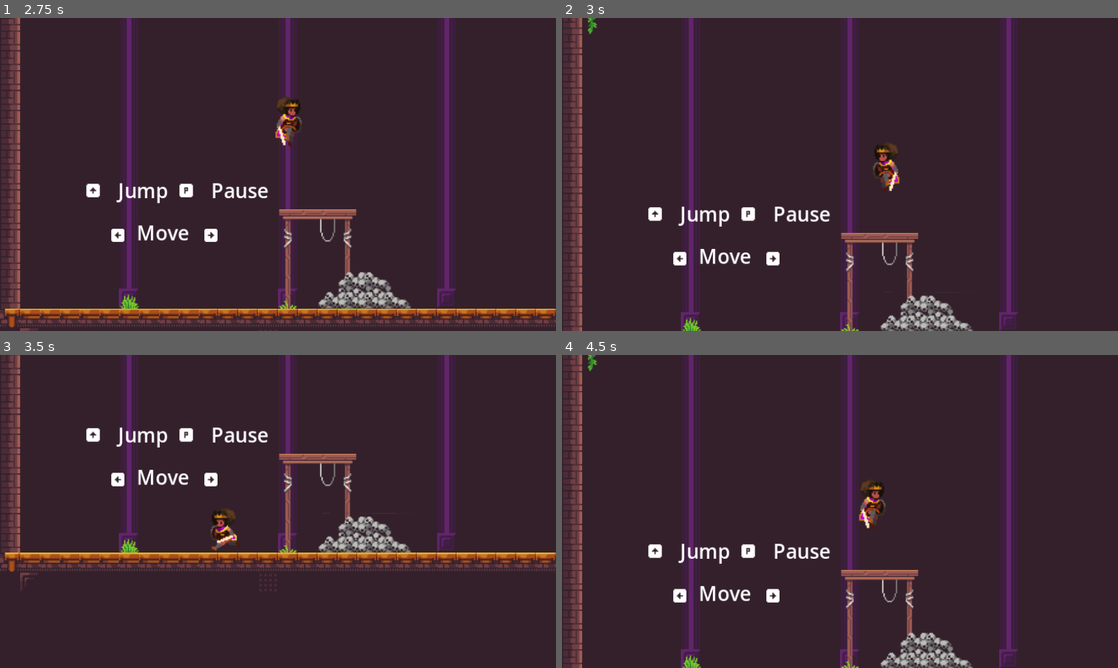
Above: before the commit, frames 1-4 (two rows, left to right).
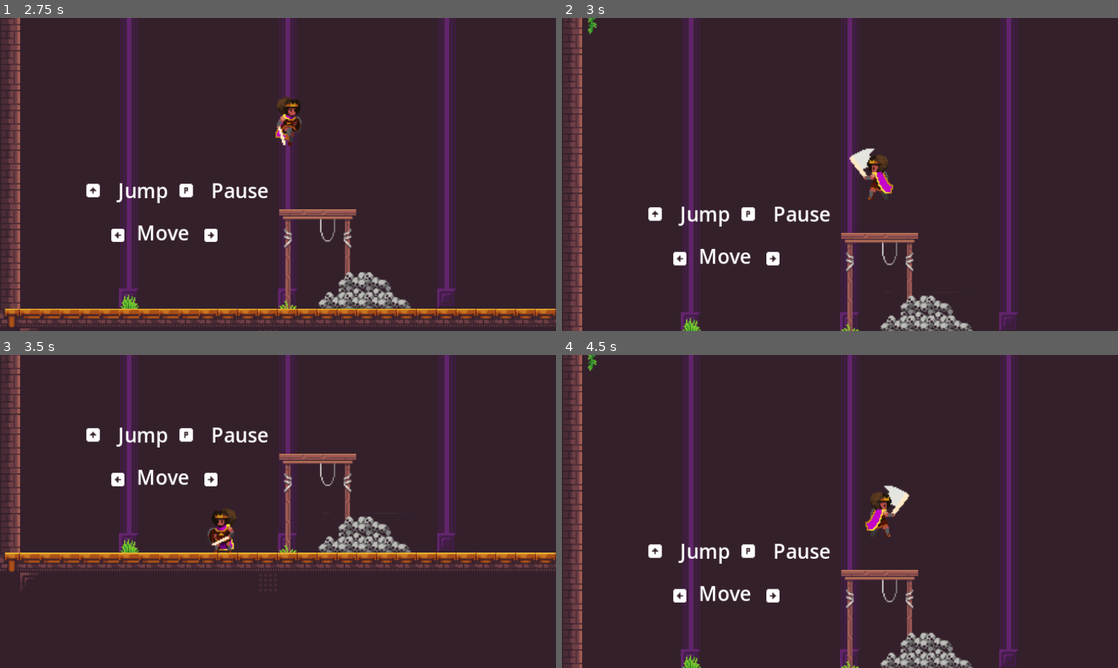
Above: after the commit, the same moments.

Repository: cncarey/MVMMay24
Game: Godot game, scene res://Menus/MainMenu.tscn
Same seed, same stepped clock (60 frames per second), same inputs: the game is played once before the commit and once after it. The engine's default icon, where the game draws it, is replaced by a stand-in: a white triangle on a blue panel in a dark square.
Inputs (mouse positions are in pixels of both pictures, inside the frame that each line leads up to):
- Up to frame 1 (2.75 s): click "Start" at 0.5 s; tap B (Cancel) at 1.25 s; move the mouse to (400, 158) at 1.27 s; hold Space (Accept) 1.28-2.03 s; hold D (Right) from 1.28 s (still down); tap Up (Jump) at 1.52, 2.27 s; move the mouse to (166, 190) at 2.02 s; tap E (Interact) at 2.1 s
- Up to frame 2 (3 s): move the mouse to (895, 105) at 2.77 s; release D (Right) at 2.78 s; hold A (Left) from 2.78 s (still down); hold Space (Accept) from 2.78 s (still down)
- Up to frame 3 (3.5 s): keep holding A (Left); keep holding Space (Accept)
- Up to frame 4 (4.5 s): move the mouse to (812, 574) at 3.52 s; release A (Left) at 3.53 s; release Space (Accept) at 3.53 s; hold D (Right) from 3.53 s (still down); tap E (Interact) at 3.6 s; tap Up (Jump) at 3.77 s; move the mouse to (1006, 558) at 4.27 s; hold Space (Accept) from 4.28 s (still down)

Frame 1 is identical in both runs. In frame 2, 0.9% of the frame differs, in the area x 51-61%, y 40-59%; in frame 3, 0.3%; in frame 4, 0.9%, in the area x 53-63%, y 40-59%.

Commit message:
#16 attack animation and functionality
#16 attack animation and functionality

Diff:
--- a/Characters/MainCharacter.gd
+++ b/Characters/MainCharacter.gd
@@ -2,6 +2,8 @@
 
 #IDEA if we want to make power-up move this to be a resource
 
+enum playerStates { Move, Attack}
+var state = playerStates.Move
 @onready var camera_2d = $Camera2D
 
 #IDEA if we want to make power-up move this to be a resource
@@ -46,6 +48,14 @@
 		move_and_slide()
 		return;
 
+	match state:
+		playerStates.Move:
+			moveState(delta)
+			pass
+		playerStates.Attack:
+			attackState(delta)
+
+func moveState(delta):
 	handleJump()
 
 	var direction = Input.get_axis("Left", "Right")
@@ -63,8 +73,27 @@
 
 	justWallJumped = false
 
+	if Input.is_action_just_pressed("Attack"):
+		state = playerStates.Attack
+
+func attackState(delta):
+	#TODO maybe if we jump mid-attack we cancel the attack
+	var direction = Input.get_axis("Left", "Right")
+	handleAcceleration(direction, delta)
+	handleAirAcceleration(direction, delta)
+	applyAirResistance(direction, delta)
+	playAnimation(direction)
+	move_and_slide()
+
+func finishAttacking():
+	state = playerStates.Move
 
 func playAnimation(direction: float):
+	if state == playerStates.Attack:
+		if animation_player.current_animation != "attack" + lastDirection:
+			animation_player.play("attack" + lastDirection)
+		return
+
 	if direction == 0:
 		animation_player.play("idle" + lastDirection)
 	else:
@@ -73,6 +102,7 @@
 
 	if !is_on_floor():
 		animation_player.play("jump" + lastDirection)
+
 
 	#TODO determine when the user is falling
 	#TODO determine when the player has landed
@@ -130,8 +160,3 @@
 	if is_on_floor(): return
 	if direction != 0:
 		velocity.x = move_toward(velocity.x, SPEED * direction, AIR_ACCELERATION * delta)
-
-
-func _on_hazard_detector_area_entered(area):
-	self.global_position = startPosition
-	pass # Replace with function body.
--- a/Characters/MainCharacter.tscn
+++ b/Characters/MainCharacter.tscn
@@ -1,8 +1,8 @@
-[gd_scene load_steps=16 format=3 uid="uid://by52cb0uia3yf"]
+[gd_scene load_steps=18 format=3 uid="uid://by52cb0uia3yf"]
 
 [ext_resource type="Texture2D" uid="uid://bh8r6lijixolq" path="res://Assets/Character_Sprite_Sheet.png" id="1_q384h"]
 [ext_resource type="Script" path="res://Characters/MainCharacter.gd" id="1_vig4w"]
-[ext_resource type="Script" path="res://Components/hurtbox_component.gd" id="3_s2kgx"]
+[ext_resource type="Script" path="res://Components/hitbox_component.gd" id="3_biael"]
 
 [sub_resource type="RectangleShape2D" id="RectangleShape2D_hm53p"]
 
@@ -43,6 +43,30 @@
 "transitions": PackedFloat32Array(1),
 "update": 1,
 "values": [false]
+}
+tracks/3/type = "value"
+tracks/3/imported = false
+tracks/3/enabled = true
+tracks/3/path = NodePath("HitboxComponent/CollisionShape2D2:disabled")
+tracks/3/interp = 1
+tracks/3/loop_wrap = true
+tracks/3/keys = {
+"times": PackedFloat32Array(0),
+"transitions": PackedFloat32Array(1),
+"update": 1,
+"values": [true]
+}
+tracks/4/type = "value"
+tracks/4/imported = false
+tracks/4/enabled = true
+tracks/4/path = NodePath("HitboxComponent/CollisionShape2D2:position")
+tracks/4/interp = 1
+tracks/4/loop_wrap = true
+tracks/4/keys = {
+"times": PackedFloat32Array(0),
+"transitions": PackedFloat32Array(1),
+"update": 0,
+"values": [Vector2(16, -4.5)]
 }
 
 [sub_resource type="Animation" id="Animation_il2sc"]
@@ -73,6 +97,18 @@
 "update": 0,
 "values": [Vector2(7, -5)]
 }
+tracks/2/type = "value"
+tracks/2/imported = false
+tracks/2/enabled = true
+tracks/2/path = NodePath("HitboxComponent/CollisionShape2D2:disabled")
+tracks/2/interp = 1
+tracks/2/loop_wrap = true
+tracks/2/keys = {
+"times": PackedFloat32Array(0),
+"transitions": PackedFloat32Array(1),
+"update": 1,
+"values": [true]
+}
 
 [sub_resource type="Animation" id="Animation_hvkko"]
 resource_name = "idle_left"
@@ -113,6 +149,18 @@
 "update": 1,
 "values": [true]
 }
+tracks/3/type = "value"
+tracks/3/imported = false
+tracks/3/enabled = true
+tracks/3/path = NodePath("HitboxComponent/CollisionShape2D2:disabled")
+tracks/3/interp = 1
+tracks/3/loop_wrap = true
+tracks/3/keys = {
+"times": PackedFloat32Array(0),
+"transitions": PackedFloat32Array(1),
+"update": 1,
+"values": [true]
+}
 
 [sub_resource type="Animation" id="Animation_x107q"]
 resource_name = "idle_right"
@@ -153,6 +201,18 @@
 "update": 1,
 "values": [false]
 }
+tracks/3/type = "value"
+tracks/3/imported = false
+tracks/3/enabled = true
+tracks/3/path = NodePath("HitboxComponent/CollisionShape2D2:disabled")
+tracks/3/interp = 1
+tracks/3/loop_wrap = true
+tracks/3/keys = {
+"times": PackedFloat32Array(0),
+"transitions": PackedFloat32Array(1),
+"update": 1,
+"values": [true]
+}
 
 [sub_resource type="Animation" id="Animation_hnony"]
 resource_name = "jump_left"
@@ -192,6 +252,18 @@
 "update": 1,
 "values": [true]
 }
+tracks/3/type = "value"
+tracks/3/imported = false
+tracks/3/enabled = true
+tracks/3/path = NodePath("HitboxComponent/CollisionShape2D2:disabled")
+tracks/3/interp = 1
+tracks/3/loop_wrap = true
+tracks/3/keys = {
+"times": PackedFloat32Array(0),
+"transitions": PackedFloat32Array(1),
+"update": 1,
+"values": [true]
+}
 
 [sub_resource type="Animation" id="Animation_0vorm"]
 resource_name = "jump_right"
@@ -231,6 +303,18 @@
 "update": 1,
 "values": [false]
 }
+tracks/3/type = "value"
+tracks/3/imported = false
+tracks/3/enabled = true
+tracks/3/path = NodePath("HitboxComponent/CollisionShape2D2:disabled")
+tracks/3/interp = 1
+tracks/3/loop_wrap = true
+tracks/3/keys = {
+"times": PackedFloat32Array(0),
+"transitions": PackedFloat32Array(1),
+"update": 1,
+"values": [true]
+}
 
 [sub_resource type="Animation" id="Animation_5s7mq"]
 resource_name = "land_right"
@@ -257,6 +341,18 @@
 "transitions": PackedFloat32Array(1),
 "update": 0,
 "values": [Vector2(-8, -6)]
+}
+tracks/2/type = "value"
+tracks/2/imported = false
+tracks/2/enabled = true
+tracks/2/path = NodePath("HitboxComponent/CollisionShape2D2:disabled")
+tracks/2/interp = 1
+tracks/2/loop_wrap = true
+tracks/2/keys = {
+"times": PackedFloat32Array(0),
+"transitions": PackedFloat32Array(1),
+"update": 1,
+"values": [true]
 }
 
 [sub_resource type="Animation" id="Animation_cat4x"]
@@ -299,6 +395,18 @@
 "update": 1,
 "values": [true]
 }
+tracks/3/type = "value"
+tracks/3/imported = false
+tracks/3/enabled = true
+tracks/3/path = NodePath("HitboxComponent/CollisionShape2D2:disabled")
+tracks/3/interp = 1
+tracks/3/loop_wrap = true
+tracks/3/keys = {
+"times": PackedFloat32Array(0),
+"transitions": PackedFloat32Array(1),
+"update": 1,
+"values": [true]
+}
 
 [sub_resource type="Animation" id="Animation_dak3o"]
 resource_name = "run_right"
@@ -340,10 +448,156 @@
 "update": 1,
 "values": [false]
 }
+tracks/3/type = "value"
+tracks/3/imported = false
+tracks/3/enabled = true
+tracks/3/path = NodePath("HitboxComponent/CollisionShape2D2:disabled")
+tracks/3/interp = 1
+tracks/3/loop_wrap = true
+tracks/3/keys = {
+"times": PackedFloat32Array(0),
+"transitions": PackedFloat32Array(1),
+"update": 1,
+"values": [true]
+}
+
+[sub_resource type="Animation" id="Animation_r308x"]
+resource_name = "attack_left"
+length = 0.6
+tracks/0/type = "value"
+tracks/0/imported = false
+tracks/0/enabled = true
+tracks/0/path = NodePath("Sprite2D:frame")
+tracks/0/interp = 1
+tracks/0/loop_wrap = true
+tracks/0/keys = {
+"times": PackedFloat32Array(0, 0.1, 0.2, 0.3, 0.4, 0.5),
+"transitions": PackedFloat32Array(1, 1, 1, 1, 1, 1),
+"update": 1,
+"values": [2, 3, 4, 5, 6, 7]
+}
+tracks/1/type = "value"
+tracks/1/imported = false
+tracks/1/enabled = true
+tracks/1/path = NodePath("HitboxComponent/CollisionShape2D2:disabled")
+tracks/1/interp = 1
+tracks/1/loop_wrap = true
+tracks/1/keys = {
+"times": PackedFloat32Array(0, 0.1, 0.4, 0.6),
+"transitions": PackedFloat32Array(1, 1, 1, 1),
+"update": 1,
+"values": [true, false, false, true]
+}
+tracks/2/type = "value"
+tracks/2/imported = false
+tracks/2/enabled = true
+tracks/2/path = NodePath("HitboxComponent/CollisionShape2D2:position")
+tracks/2/interp = 1
+tracks/2/loop_wrap = true
+tracks/2/keys = {
+"times": PackedFloat32Array(0),
+"transitions": PackedFloat32Array(1),
+"update": 0,
+"values": [Vector2(-15, -4.5)]
+}
+tracks/3/type = "value"
+tracks/3/imported = false
+tracks/3/enabled = true
+tracks/3/path = NodePath("Sprite2D:flip_h")
+tracks/3/interp = 1
+tracks/3/loop_wrap = true
+tracks/3/keys = {
+"times": PackedFloat32Array(0),
+"transitions": PackedFloat32Array(1),
+"update": 1,
+"values": [true]
+}
+tracks/4/type = "method"
+tracks/4/imported = false
+tracks/4/enabled = true
+tracks/4/path = NodePath(".")
+tracks/4/interp = 1
+tracks/4/loop_wrap = true
+tracks/4/keys = {
+"times": PackedFloat32Array(0.6),
+"transitions": PackedFloat32Array(1),
+"values": [{
+"args": [],
+"method": &"finishAttacking"
+}]
+}
+
+[sub_resource type="Animation" id="Animation_2bkb8"]
+resource_name = "attack_right"
+length = 0.6
+tracks/0/type = "value"
+tracks/0/imported = false
+tracks/0/enabled = true
+tracks/0/path = NodePath("Sprite2D:frame")
+tracks/0/interp = 1
+tracks/0/loop_wrap = true
+tracks/0/keys = {
+"times": PackedFloat32Array(0, 0.1, 0.2, 0.3, 0.4, 0.5),
+"transitions": PackedFloat32Array(1, 1, 1, 1, 1, 1),
+"update": 1,
+"values": [2, 3, 4, 5, 6, 7]
+}
+tracks/1/type = "value"
+tracks/1/imported = false
+tracks/1/enabled = true
+tracks/1/path = NodePath("HitboxComponent/CollisionShape2D2:disabled")
+tracks/1/interp = 1
+tracks/1/loop_wrap = true
+tracks/1/keys = {
+"times": PackedFloat32Array(0, 0.1, 0.4, 0.6),
+"transitions": PackedFloat32Array(1, 1, 1, 1),
+"update": 1,
+"values": [true, false, false, true]
+}
+tracks/2/type = "value"
+tracks/2/imported = false
+tracks/2/enabled = true
+tracks/2/path = NodePath("HitboxComponent/CollisionShape2D2:position")
+tracks/2/interp = 1
+tracks/2/loop_wrap = true
+tracks/2/keys = {
+"times": PackedFloat32Array(0),
+"transitions": PackedFloat32Array(1),
+"update": 0,
+"values": [Vector2(20, -4.5)]
+}
+tracks/3/type = "value"
+tracks/3/imported = false
+tracks/3/enabled = true
+tracks/3/path = NodePath("Sprite2D:flip_h")
+tracks/3/interp = 1
+tracks/3/loop_wrap = true
+tracks/3/keys = {
+"times": PackedFloat32Array(0),
+"transitions": PackedFloat32Array(1),
+"update": 1,
+"values": [false]
+}
+tracks/4/type = "method"
+tracks/4/imported = false
+tracks/4/enabled = true
+tracks/4/path = NodePath(".")
+tracks/4/interp = 1
+tracks/4/loop_wrap = true
+tracks/4/keys = {
+"times": PackedFloat32Array(0.6),
+"transitions": PackedFloat32Array(1),
+"values": [{
+"args": [],
+"method": &"finishAttacking"
+}]
+}
 
 [sub_resource type="AnimationLibrary" id="AnimationLibrary_n02o1"]
 _data = {
 "RESET": SubResource("Animation_re7hr"),
+"attack_left": SubResource("Animation_r308x"),
+"attack_right": SubResource("Animation_2bkb8"),
 "fall_right": SubResource("Animation_il2sc"),
 "idle_left": SubResource("Animation_hvkko"),
 "idle_right": SubResource("Animation_x107q"),
@@ -354,9 +608,8 @@
 "run_right": SubResource("Animation_dak3o")
 }
 
-[sub_resource type="CapsuleShape2D" id="CapsuleShape2D_l0cp0"]
-radius = 4.0
-height = 20.0
+[sub_resource type="RectangleShape2D" id="RectangleShape2D_q5jws"]
+size = Vector2(34, 29)
 
 [node name="MainPlayer" type="CharacterBody2D"]
 collision_layer = 2
@@ -386,9 +639,12 @@
 offset = Vector2(-32, 0)
 position_smoothing_enabled = true
 
-[node name="HazardDetector" type="Area2D" parent="."]
-collision_layer = 5
-script = ExtResource("3_s2kgx")
-
-[node name="CollisionShape2D" type="CollisionShape2D" parent="HazardDetector"]
-shape = SubResource("CapsuleShape2D_l0cp0")
+[node name="HitboxComponent" type="Area2D" parent="."]
+collision_layer = 0
+collision_mask = 4
+script = ExtResource("3_biael")
+
+[node name="CollisionShape2D2" type="CollisionShape2D" parent="HitboxComponent"]
+position = Vector2(16, -4.5)
+shape = SubResource("RectangleShape2D_q5jws")
+disabled = true
--- a/project.godot
+++ b/project.godot
@@ -82,7 +82,6 @@
 "events": [Object(InputEventKey,"resource_local_to_scene":false,"resource_name":"","device":-1,"window_id":0,"alt_pressed":false,"shift_pressed":false,"ctrl_pressed":false,"meta_pressed":false,"pressed":false,"keycode":0,"physical_keycode":80,"key_label":0,"unicode":112,"echo":false,"script":null)
 , Object(InputEventJoypadButton,"resource_local_to_scene":false,"resource_name":"","device":-1,"button_index":5,"pressure":0.0,"pressed":false,"script":null)
 , Object(InputEventJoypadButton,"resource_local_to_scene":false,"resource_name":"","device":-1,"button_index":4,"pressure":0.0,"pressed":false,"script":null)
-, Object(InputEventJoypadButton,"resource_local_to_scene":false,"resource_name":"","device":-1,"button_index":9,"pressure":0.0,"pressed":false,"script":null)
 ]
 }
 Cancel={
@@ -98,6 +97,12 @@
 , Object(InputEventJoypadButton,"resource_local_to_scene":false,"resource_name":"","device":-1,"button_index":3,"pressure":0.0,"pressed":false,"script":null)
 ]
 }
+Attack={
+"deadzone": 0.5,
+"events": [Object(InputEventJoypadButton,"resource_local_to_scene":false,"resource_name":"","device":-1,"button_index":9,"pressure":0.0,"pressed":false,"script":null)
+, Object(InputEventKey,"resource_local_to_scene":false,"resource_name":"","device":-1,"window_id":0,"alt_pressed":false,"shift_pressed":false,"ctrl_pressed":false,"meta_pressed":false,"pressed":false,"keycode":0,"physical_keycode":32,"key_label":0,"unicode":32,"echo":false,"script":null)
+]
+}
 
 [layer_names]
 
